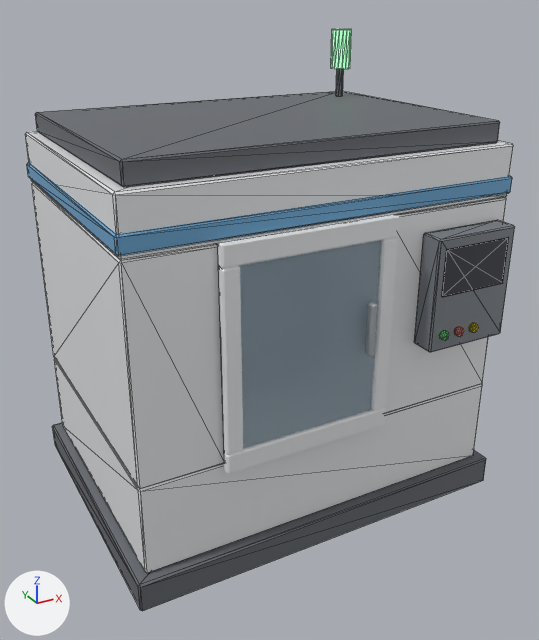
An edit to the glTF model assets/modelos3d/cnc_medio.glb, drawn before and after from the same camera.
The view is the same before and after, from a 50 mm lens placed at (-1.71, -3.2, 2.49), pointed at (0.02, -0.05, 0.91). The axes (+X, +Y, +Z) are drawn at lower left. The lights are the same throughout. The picture after the commit comes second. Mesh edges are drawn as thin lines on the coarser meshes. Where no turn or scale is listed for an object, it has been applied to the vertices. Vertices at exactly the same position are counted once.

The first picture shows 'chassi', 'luz', 'porta'.
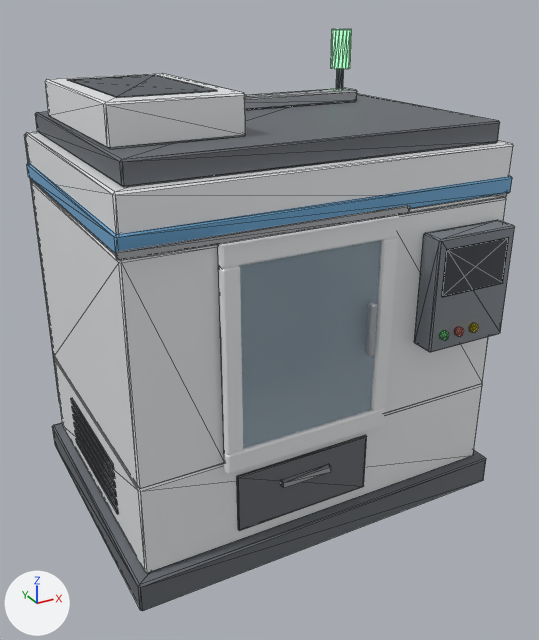
The change, as JSON lines over the scene's bpy script:
```json
{"block": "me_chassi", "where": "# used by ob_chassi; location = (0.0, 0.0, 0.0)"}
{"op": "remove", "block": "me_chassi", "code": "me_chassi.from_pydata(...)  # 315 vertices, 596 faces; spans x -1.0..1.0, y -0.84..1.0, z 0.0..2.1"}
{"op": "add", "block": "me_chassi", "code": "me_chassi.from_pydata(...)  # 507 vertices, 916 faces; spans x -1.0..1.0, y -0.84..1.0, z 0.0..2.12"}
{"block": "me_chassi", "change": "me_chassi part 1: the loose piece of 24 vertices spanning x -0.9..0.9, y -0.65..0.65, z 1.85..1.95 is copied, and the copy is scaled about its middle by (0.318, 0.69, 1.78), then moved by (-0.59, 0.0, 0.13), in mat_pintura (white #f4f5f7); it spans x -0.88..-0.3, y -0.45..0.45, z 1.95..2.12"}
{"block": "me_chassi", "change": "me_chassi part 2: a new loose piece, a box spanning x -0.957..-0.95, y -0.35..0.35, z 0.24..0.265, in mat_interior (dark grey #60656a)"}
{"block": "me_chassi", "change": "me_chassi part 3: a new loose piece, a box spanning x -0.957..-0.95, y -0.35..0.35, z 0.29..0.315, in mat_interior (dark grey #60656a)"}
{"block": "me_chassi", "change": "me_chassi part 4: a new loose piece, a box spanning x -0.957..-0.95, y -0.35..0.35, z 0.34..0.365, in mat_interior (dark grey #60656a)"}
{"block": "me_chassi", "change": "me_chassi part 5: a new loose piece, a box spanning x -0.957..-0.95, y -0.35..0.35, z 0.39..0.415, in mat_interior (dark grey #60656a)"}
{"block": "me_chassi", "change": "me_chassi part 6: a new loose piece, a box spanning x -0.957..-0.95, y -0.35..0.35, z 0.44..0.465, in mat_interior (dark grey #60656a)"}
{"block": "me_chassi", "change": "me_chassi part 7: a new loose piece, a box spanning x -0.957..-0.95, y -0.35..0.35, z 0.49..0.515, in mat_interior (dark grey #60656a)"}
{"block": "me_chassi", "change": "me_chassi part 8: a new loose piece, a box spanning x -0.8..-0.38, y -0.35..0.35, z 2.12..2.125, in mat_interior (dark grey #60656a)"}
{"block": "me_chassi", "change": "me_chassi part 9: the loose piece of 24 vertices spanning x 0.49..0.86, y -0.82, z 1.23..1.45 is copied, and the copy is scaled about its middle by (1.89, 3, 1.32), then moved by (-0.82, 0.11, -0.97), in mat_aco_escuro (grey #83868b); it spans x -0.5..0.2, y -0.71..-0.7, z 0.22..0.52"}
{"block": "me_chassi", "change": "me_chassi part 10: the loose piece of 24 vertices spanning x 0.45..0.9, y -0.82..-0.7, z 0.95..1.5 is copied, and the copy is scaled about its middle by (3.05, 2.46, 3.04), then moved by (-0.9, 1.6, -0.25); it spans x -0.9..0.45, y 0.7..0.98, z 0.15..1.8"}
{"block": "me_chassi", "change": "me_chassi part 11: a new loose piece, a box spanning x -0.28..-0.02, y -0.74..-0.715, z 0.4..0.43, in mat_aco (light grey #c2c5ca)"}
{"block": "me_chassi", "change": "me_chassi part 12: a new loose piece, a box spanning x -0.98..0.3, y -0.78..-0.765, z 1.63..1.66, in mat_aco (light grey #c2c5ca)"}
{"block": "me_chassi", "change": "me_chassi part 13: the loose piece of 24 vertices spanning x -0.9..0.9, y -0.65..0.65, z 1.85..1.95 is copied, and the copy is scaled about its middle by (0.553, 0.0848, 0.555), then moved by (0.2, 0.26, 0.08), in mat_aco (light grey #c2c5ca); it spans x -0.3..0.7, y 0.2..0.32, z 1.95..2.01"}
{"block": "me_chassi", "change": "other edits to the shape of me_chassi do not show in these pictures"}
{"op": "add", "block": "me_chassi", "code": "me_chassi.materials.append(mat_aco)  # light grey #c2c5ca"}
```

Location of each change, [x1, y1, x2, y2] in pixels of the pictures (539 x 640 px):
```json
{"part": 1, "of": "me_chassi", "change": "added", "after": [45, 73, 246, 149]}
{"part": 2, "of": "me_chassi", "change": "added", "after": [76, 438, 119, 514]}
{"part": 3, "of": "me_chassi", "change": "added", "after": [75, 430, 118, 505]}
{"part": 4, "of": "me_chassi", "change": "added", "after": [74, 422, 117, 497]}
{"part": 5, "of": "me_chassi", "change": "added", "after": [73, 414, 116, 488]}
{"part": 6, "of": "me_chassi", "change": "added", "after": [72, 406, 115, 479]}
{"part": 7, "of": "me_chassi", "change": "added", "after": [71, 398, 114, 469]}
{"part": 8, "of": "me_chassi", "change": "added", "after": [67, 75, 217, 98]}
{"part": 9, "of": "me_chassi", "change": "added", "after": [237, 435, 367, 531]}
{"part": 10, "of": "me_chassi", "change": "added", "after": [25, 133, 60, 403], "on screen": "mostly hidden"}
{"part": 11, "of": "me_chassi", "change": "added", "after": [281, 464, 331, 488]}
{"part": 12, "of": "me_chassi", "change": "added", "after": [115, 205, 410, 261]}
{"part": 13, "of": "me_chassi", "change": "added", "after": [245, 88, 357, 110]}
```
